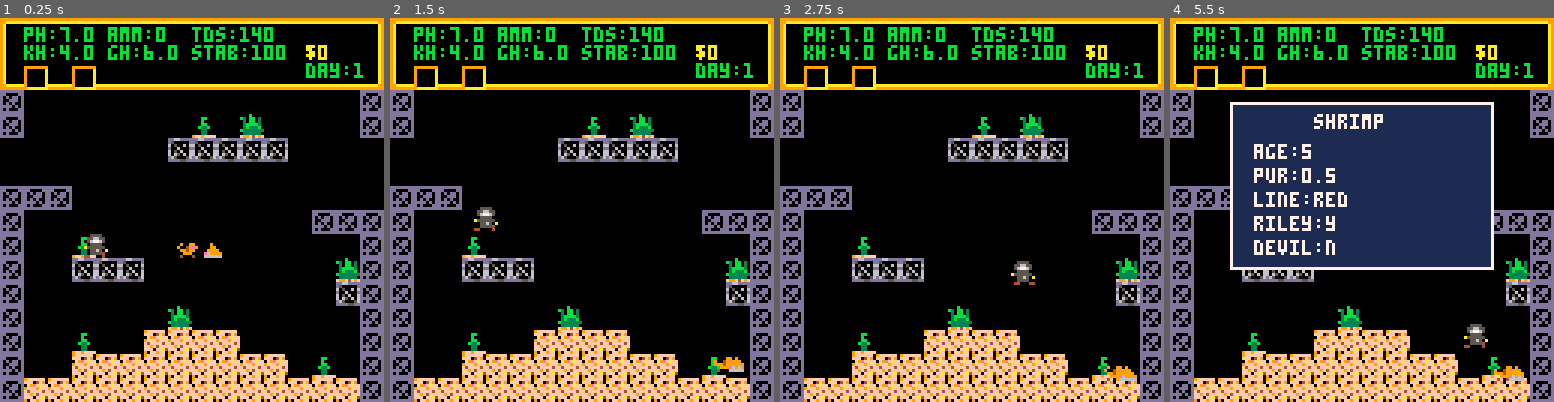
Above: before the commit, frames 1-4 (left to right).
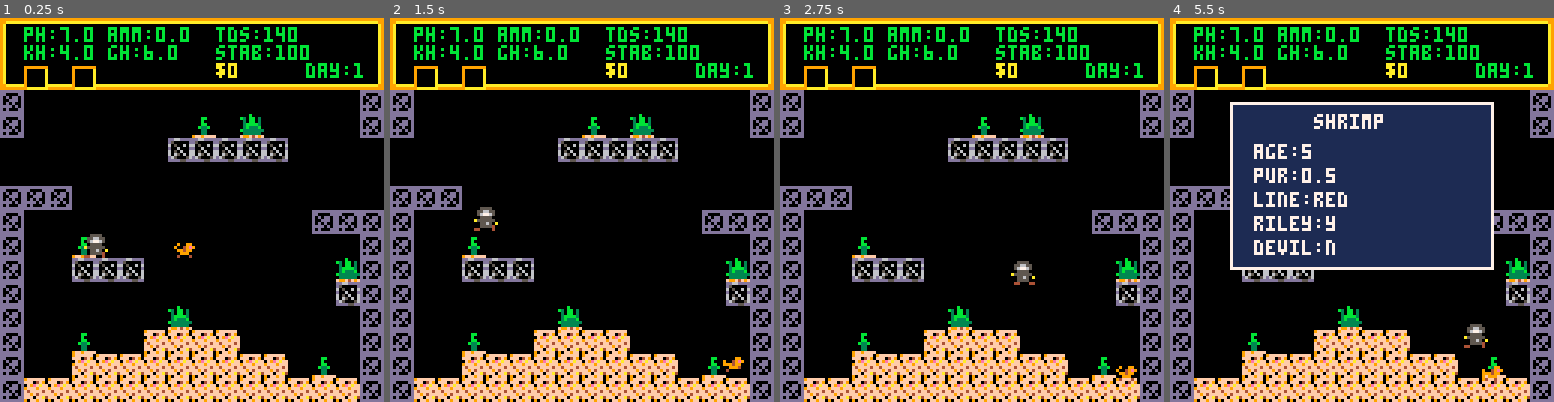
Above: after the commit, the same moments.

Repository: zvxr/shrimpkeeper
Game: PICO-8 cartridge shrimpkeeper.p8
Same seed, same stepped clock (60 frames per second), same inputs: the game is played once before the commit and once after it.
Inputs:
- Up to frame 1 (0.25 s): no input
- Up to frame 2 (1.5 s): tap X (X key) at 0.33, 1.07 s; tap O (Z key) at 0.7 s
- Up to frame 3 (2.75 s): hold Right 1.6-2.1 s; tap O (Z key) at 1.7, 2.1, 2.5 s; tap X (X key) at 1.85 s; hold Up 2.15-2.42 s; hold Right from 2.47 s (still down)
- Up to frame 4 (5.5 s): tap O (Z key) every 0.4 s from 2.9 to 5.3 s; tap X (X key) at 2.97, 4.08, 5.2 s; release Right at 3.03 s; hold Left 3.08-3.58 s; hold Down 3.63-3.97 s; hold Right 4.02-4.68 s; hold Up 4.73-5.03 s; hold Left from 5.08 s (still down)

The runs differ from the first frame. In frame 1, 1.7% of the frame differs, in the area x 44-86%, y 2-63%; in frame 2, 1.7%; in frame 3, 1.7%; in frame 4, 1.8%, in the area x 44-93%, y 2-95%.

Commit message:
param tightening

Diff:
--- a/spawn.lua
+++ b/spawn.lua
@@ -33,5 +33,4 @@
 	for i=1,4 do
 		add_fry()
 	end
-	make_snail(24,9)
 end
--- a/tank.lua
+++ b/tank.lua
@@ -62,12 +62,12 @@
 end
 
 function tank_ok()
-	return st_ph(tank.ph)==0 and
-		st_amm(tank.amm)==0 and
-		st_tds(tank.tds)==0 and
-		st_kh(tank.kh)==0 and
-		st_gh(tank.gh)==0 and
-		st_stab(tank.stab)==0
+	return st_ph(tank.ph)<2 and
+		st_amm(tank.amm)<2 and
+		st_tds(tank.tds)<2 and
+		st_kh(tank.kh)<2 and
+		st_gh(tank.gh)<2 and
+		st_stab(tank.stab)<2
 end
 
 function tank_step()
@@ -85,8 +85,8 @@
 			end
 		end
 	end
-	tank.stab=min(100,tank.stab+10)
-	tank.amm+=f+s*2+n/2
+	tank.stab=min(100,tank.stab+20)
+	tank.amm+=(f+s*2+n/2)*0.05
 	tank.kh-=0.2-n*0.1
 	tank.tds+=10
 end
@@ -99,7 +99,7 @@
 		shrimp_day()
 		breed_day()
 	end
-	if tank.t%300==0 then tank_step() end
+	if tank.t%750==0 then tank_step() end
 	tank.ct+=1
 	if tank.ct>=120 then
 		tank.ct=0
@@ -123,11 +123,11 @@
 		tank.i1p=0
 	elseif tank.i2>0 then
 		if tank.i2==49 then
-			tank.stab-=50
-			tank.amm/=2
+			tank.stab-=30
+			tank.amm=max(0,tank.amm-1)
 			tank.kh-=1
 			tank.gh-=1
-			tank.tds-=50
+			tank.tds-=30
 		elseif tank.i2==50 then
 			tank.stab-=20
 			tank.kh+=2
@@ -161,6 +161,7 @@
 		end
 	end
 	tank.money-=c
+	tank.sm=false
 end
 
 function upd_shop()
@@ -168,9 +169,9 @@
 		tank.ss=max(1,tank.ss-1)
 	elseif btnp(3) then
 		tank.ss=min(5,tank.ss+1)
+	elseif btnp(5) then
+		buy_shop()
 	elseif btnp(4) then
-		buy_shop()
-	elseif btnp(5) then
 		tank.sm=false
 	end
 end
@@ -194,14 +195,14 @@
 
 function draw_tank_hud()
 	print("ph:"..fmt1(tank.ph),8,3,st_col(st_ph(tank.ph)))
-	print("amm:"..tank.amm,36,3,st_col(st_amm(tank.amm)))
-	print("$"..tank.money,102,9,10)
+	print("amm:"..fmt1(tank.amm),36,3,st_col(st_amm(tank.amm)))
+	print("$"..tank.money,72,15,10)
 	print("day:"..tank.day,102,15,11)
 	print("kh:"..fmt1(tank.kh),8,9,st_col(st_kh(tank.kh)))
 	print("gh:"..fmt1(tank.gh),36,9,st_col(st_gh(tank.gh)))
 	print(tank.bm,36,15,7)
-	print("tds:"..tank.tds,64,3,st_col(st_tds(tank.tds)))
-	print("stab:"..tank.stab,64,9,st_col(st_stab(tank.stab)))
+	print("tds:"..tank.tds,72,3,st_col(st_tds(tank.tds)))
+	print("stab:"..tank.stab,72,9,st_col(st_stab(tank.stab)))
 	if tank.i1==1 then
 		spr(48,16,16)
 	elseif tank.i1==2 then
Not shown, changed: DOCS.md
